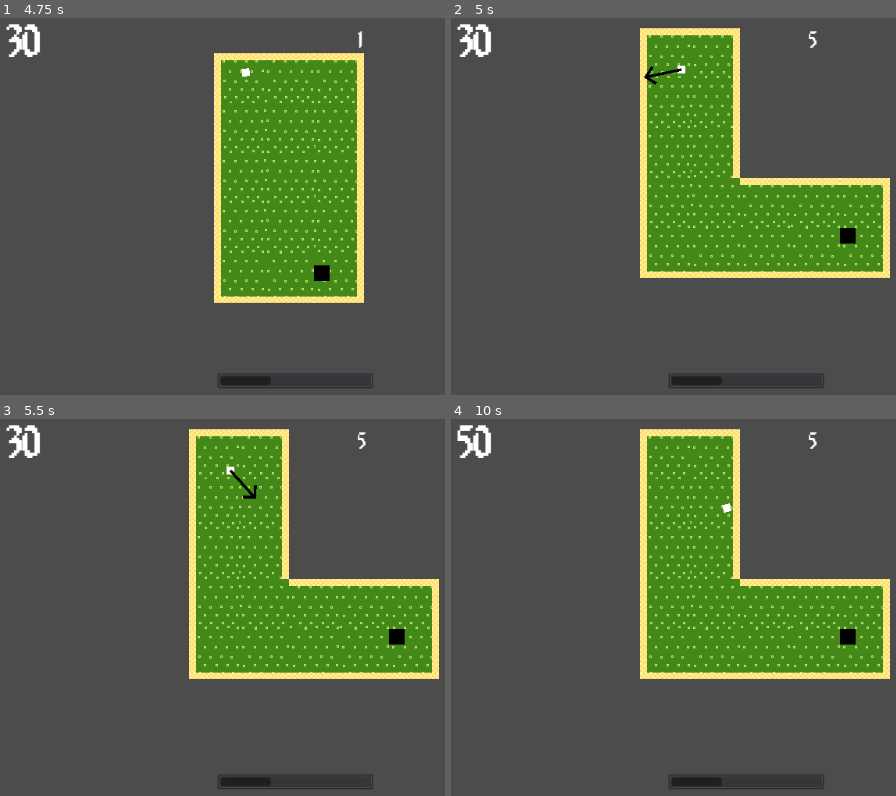
Above: before the commit, frames 1-4 (two rows, left to right).
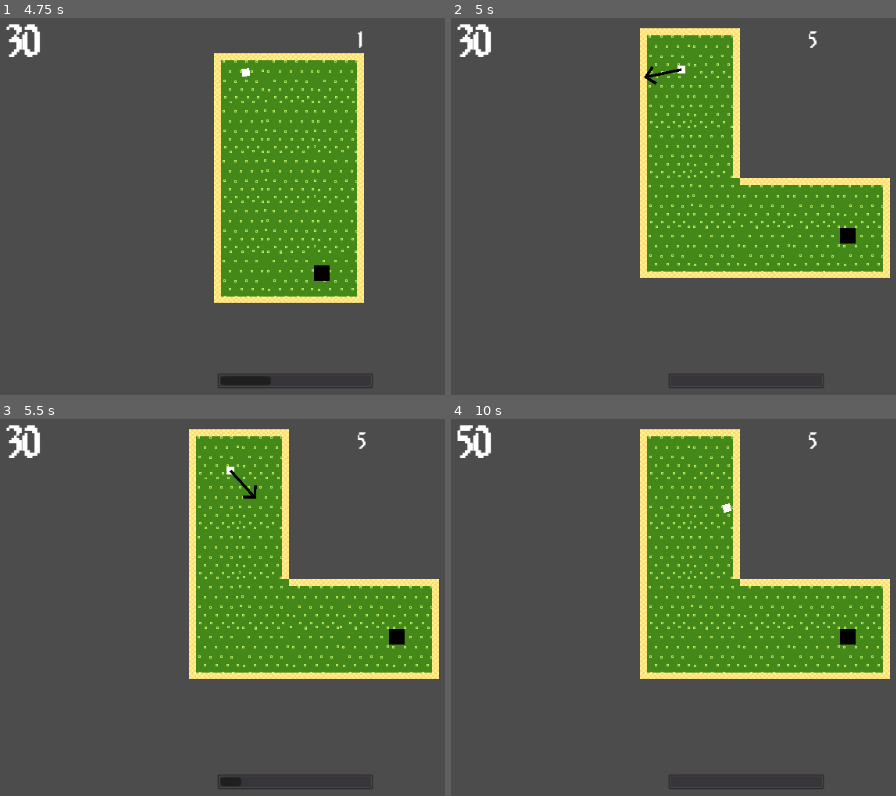
Above: after the commit, the same moments.

Repository: kenset/Par-One
Game: Godot game, scene res://PlayScene.tscn
Same seed, same stepped clock (60 frames per second), same inputs: the game is played once before the commit and once after it.
Inputs (mouse positions are in pixels of both pictures, inside the frame that each line leads up to):
- Up to frame 1 (4.75 s): tap Enter at 0.5, 4.25 s; move the mouse to (outside the picture) at 0.52 s; tap Space at 0.77, 1.52, 2.75, 3.02, 3.77, 4.52 s; move the mouse to (129, 202) at 1.27 s; move the mouse to (369, 74) at 2.02 s; move the mouse to (249, 270) at 2.77 s; move the mouse to (outside the picture) at 3.52 s; move the mouse to (48, 108) at 4.27 s
- Up to frame 2 (5 s): no input
- Up to frame 3 (5.5 s): move the mouse to (329, 577) at 5.02 s
- Up to frame 4 (10 s): tap Space at 5.75, 6.02, 6.77, 7.52, 8.75, 9.02, 9.77 s; move the mouse to (620, 460) at 5.77 s; move the mouse to (outside the picture) at 6.52 s; tap Enter at 7.25 s; move the mouse to (580, 603) at 7.27 s; move the mouse to (820, 475) at 8.02 s; move the mouse to (700, 671) at 8.77 s; move the mouse to (outside the picture) at 9.52 s

Frame 1 is identical in both runs. In frame 2, 0.2% of the frame differs, in the area x 49-61%, y 95-98%; in frame 3, 0.1%; in frame 4, 0.2%.

Commit message:
Reset power meter whenever a new course is loaded

Diff:
--- a/PlayScene.gd
+++ b/PlayScene.gd
@@ -1,6 +1,7 @@
 extends Node2D
 
 signal score_points
+signal reset_power_meter
 
 export(Array, PackedScene) var courses
 
@@ -8,6 +9,7 @@
 var currentCourse: Node2D
 
 func _ready():
+	self.connect("reset_power_meter", $PowerMeter, "_on_reset_power_meter")
 	loadCourse(currentCourseNumber)
 
 func loadNextCourse():
@@ -39,8 +41,8 @@
 
 func _on_timeout():
 	calculate_score()
+	emit_signal("reset_power_meter")
 	loadNextCourse()
-#	get_tree().reload_current_scene()
 
 func calculate_score():
 	if ($GolfBall == null):
--- a/PowerMeter.gd
+++ b/PowerMeter.gd
@@ -20,3 +20,8 @@
 	pause_progress = true
 	var power_level = $ProgressBar.value
 	emit_signal("power_level_selected", power_level)
+
+func _on_reset_power_meter():
+	$ProgressBar.value = 0
+	pause_progress = false
+	direction = 1
